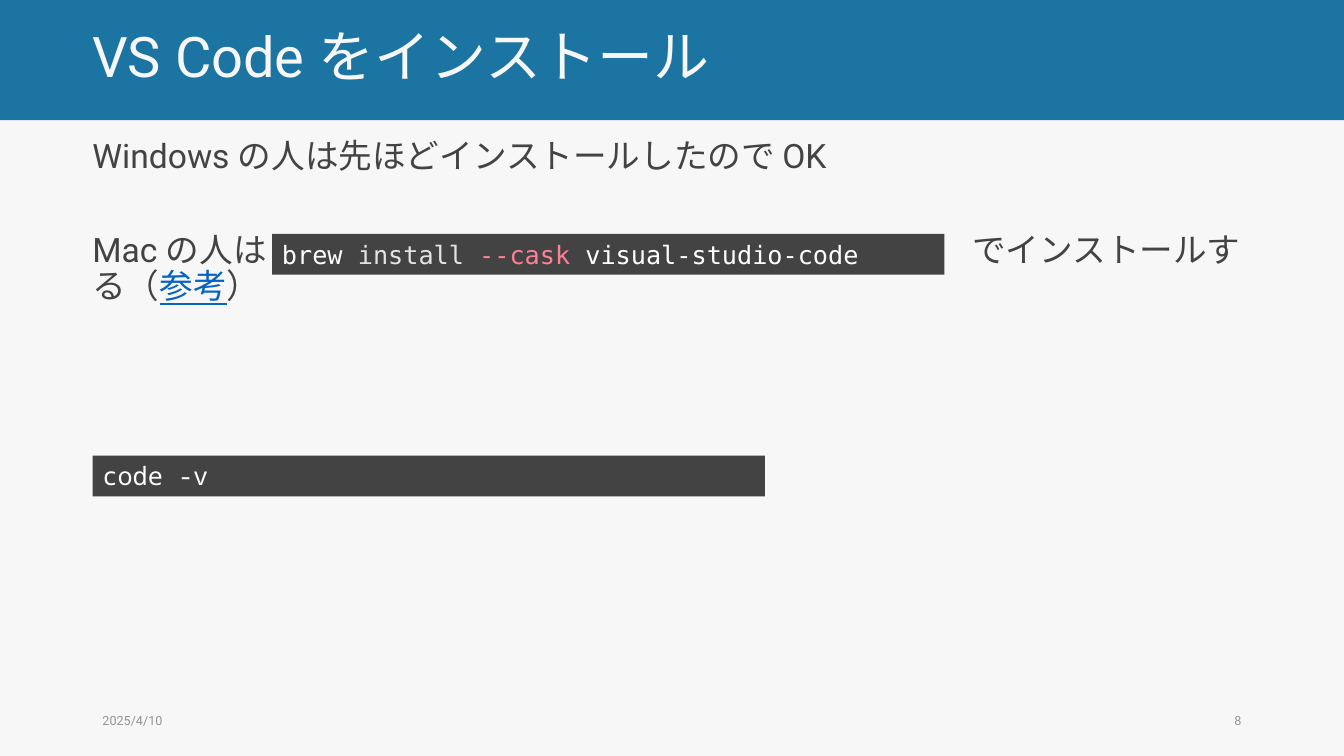
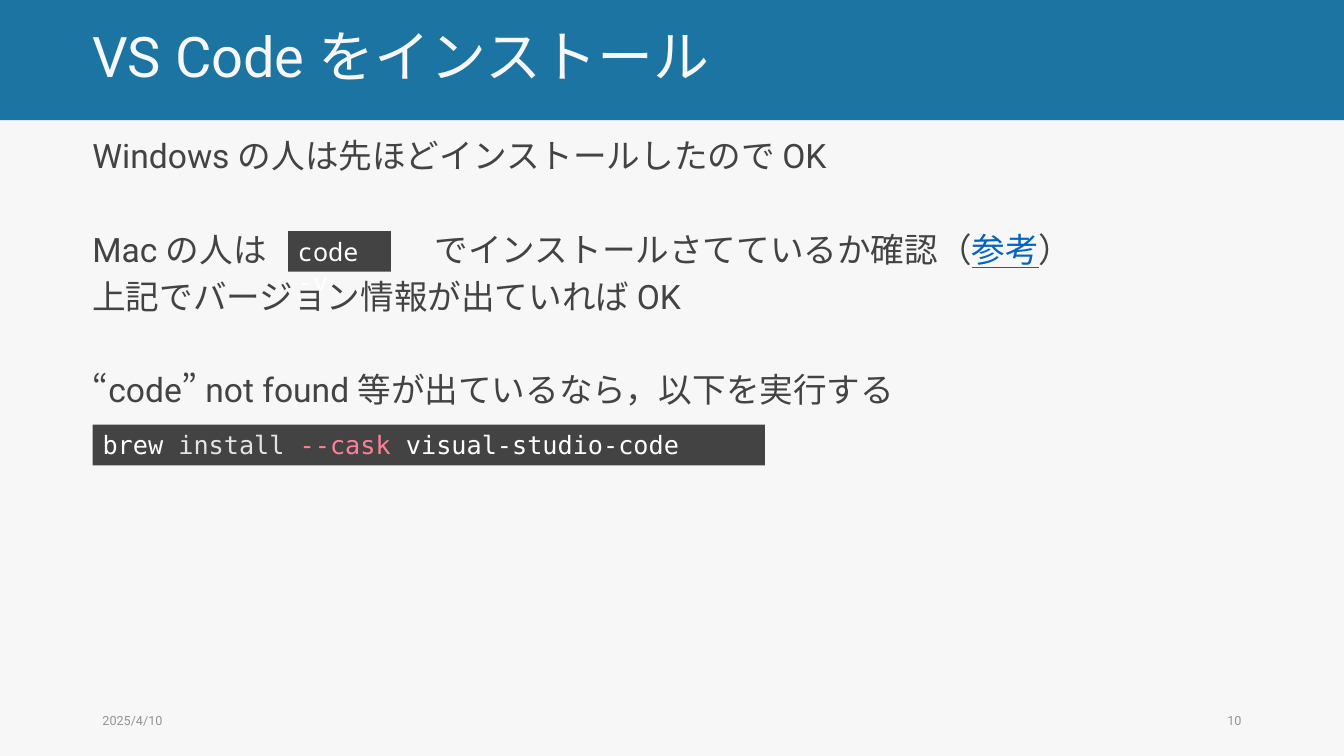
Before and after one commit to ryu-thakahashi/exp-psych-programs-25S, a slide deck: slide 10 of docs/lec_pptx/forge_env.pptm (slide 8 before the commit). Drawn at 1344x756 pixels with LibreOffice and Linux fonts; fonts in the diff are those of the drawing. Boxes give left, top, right and bottom in pixels: in the first picture for what was removed or moved away, otherwise in the second. Text is boxed around its words. In the diff, an @@ line names an element or a change of style, - is before the commit and + after.

```diff
--- a/docs/lec_pptx/forge_env.pptm
+++ b/docs/lec_pptx/forge_env.pptm
@@ text at (92,233,1073,406): text changed @@
-Mac の人は でインストールする（参考）
+Mac の人は でインストールさてているか確認（参考）
+上記でバージョン情報が出ていれば OK
+“code” not found 等が出ているなら，以下を実行する
@@ rectangle "code -v": place and size @@
-rectangle "code -v" at (93,456,765,496)
+rectangle "code -v" at (288,231,391,271)
@@ rectangle "brew install --cask visual-studio-code": place and size @@
-rectangle "brew install --cask visual-studio-code" at (272,234,945,274)
+rectangle "brew install --cask visual-studio-code" at (93,424,765,465)
@@ page number at (1227,716,1241,725): text changed @@
-8
+10
```
Also in this commit, not shown: 11 other slides changed, 5 slides added, 56 other files.
